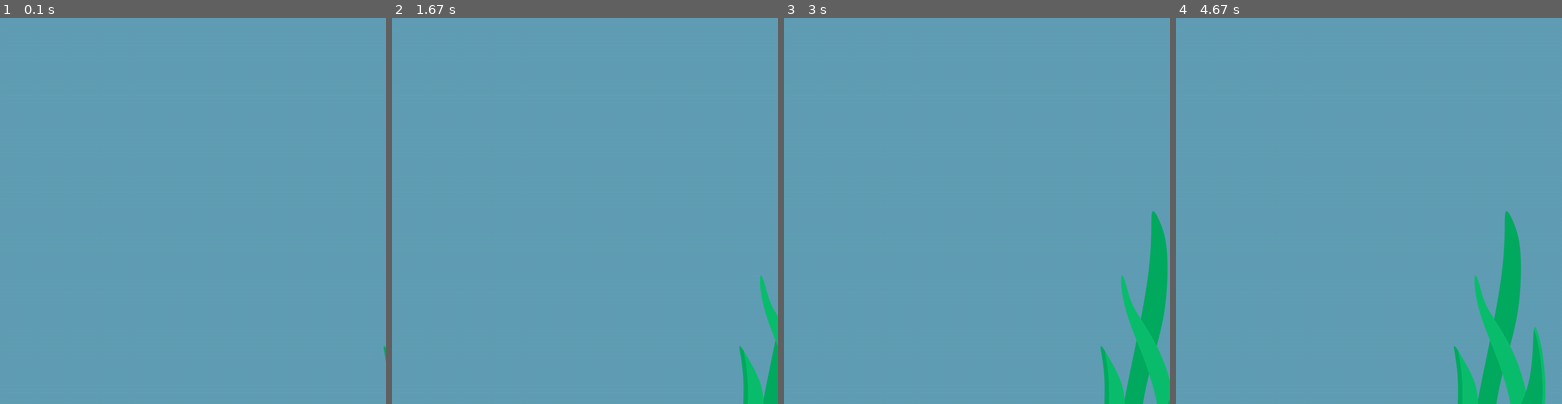
Above: before the commit, frames 1-4 (left to right).
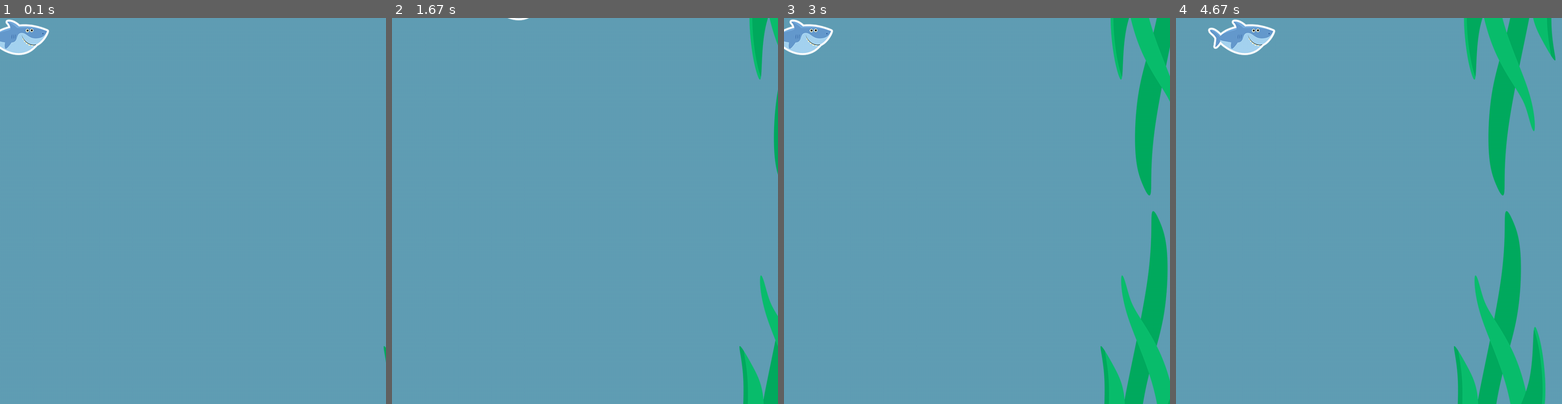
Above: after the commit, the same moments.

Repository: tedgey/babyflappysharky_pygame
Game: pygame game, started from flappybabysharky.py
Two runs of this game, one before a commit and one after it. Both use one fixed random seed, a clock stepped at 60 frames per second and the inputs below.
Inputs:
- Up to frame 1 (0.1 s): no input
- Up to frame 2 (1.67 s): hold Right 0.33-0.8 s; hold Up 0.83-1.13 s; hold Right 1.17-1.63 s
- Up to frame 3 (3 s): hold Left 1.67-2.2 s; hold Down 2.23-2.53 s; hold Left 2.57-2.97 s
- Up to frame 4 (4.67 s): hold Up 3-3.37 s; hold Right 3.4-4.03 s; hold Down 4.07-4.43 s; hold Left from 4.47 s (still down)

The runs differ from the first frame. In frame 1, 0.7% of the frame differs, in the area x 0-13%, y 0-10%; in frame 2, 0.7%; in frame 3, 3.8%; in frame 4, 4.5%, in the area x 8-99%, y 0-46%.

Commit message:
Rearranged layers, gave shark movement, added upside down seaweed.

Diff:
--- a/flappybabysharky.py
+++ b/flappybabysharky.py
@@ -1,8 +1,9 @@
 import pygame
+import time
+from sharkyeet import Shark
+from seaweed import SeaWeed
+from seaweed import UpperSeaWeed
 
-from sharkyeet import Shark
-
-from seaweed import SeaWeed
 
 
 def main():
@@ -12,36 +13,64 @@
 
     pygame.init()
     screen = pygame.display.set_mode((width, height))
-    pygame.display.set_caption('My Game')
+    pygame.display.set_caption('Flappy Baby Daddy Shark')
     clock = pygame.time.Clock()
+
 
     # Adding image files
     seaweed_image = pygame.image.load('images/seaweed.png').convert_alpha()
+    upper_seaweed_image = pygame.image.load('images/upper_seaweed.png').convert_alpha()
+    sharky_image = pygame.image.load('images/daddy_shark_110px.png').convert_alpha()
 
     # Adding flappybabyshark and seaweed characters:
 
     seaweed = SeaWeed(seaweed_image, 1000, 500, 1)
+    upper_seaweed = UpperSeaWeed(upper_seaweed_image, 1000, -500, 1)
+
+    shark = Shark([40,50])
+    shark.move = [pygame.K_LEFT, pygame.K_RIGHT, pygame.K_UP, pygame.K_DOWN]
+    shark.vx = 5
+    shark.vy = 5
+
+    shark_group = pygame.sprite.Group()
+    shark_group.add(shark)
+
+    while True:
+        for event in pygame.event.get():
+            if event.type == pygame.QUIT:
+                return False
+
+        key = pygame.key.get_pressed()
+
+        for i in range(2):
+            if key[shark.move[i]]:
+                shark.rect.x += shark.vx * [-1, 1][i]
+
+        for i in range(2):
+            if key[shark.move[2:4][i]]:
+                shark.rect.y += shark.vy * [-1, 1][i]
 
     # Game initialization
 
-    stop_game = False
-    while not stop_game:
-        for event in pygame.event.get():
+    # stop_game = False
+    # while not stop_game:
+    #     for event in pygame.event.get():
 
-            # Event handling
+    #         # Event handling
 
-            if event.type == pygame.QUIT:
-                stop_game = True
+    #         if event.type == pygame.QUIT:
+    #             stop_game = True
 
 
         # Game logic
         seaweed.update_position(width, height)
+        upper_seaweed.update_position(width, height)
 
         # Draw background
         screen.fill(blue_color)
-
-        # Game display
         seaweed.display(screen)
+        upper_seaweed.display(screen)
+        shark_group.draw(screen)
 
         pygame.display.update()
         clock.tick(60)
--- a/seaweed.py
+++ b/seaweed.py
@@ -14,3 +14,18 @@
         self.x -= self.speed
         if self.x > width:
             self.x = 0
+
+class UpperSeaWeed:
+    def __init__(self, image, x,y, speed):
+        self.image = image
+        self.x = x
+        self.y = y
+        self.speed = speed
+
+    def display(self, screen):
+        screen.blit(self.image, (self.x, self.y))
+
+    def update_position(self, width, height):
+        self.x -= self.speed
+        if self.x > width:
+            self.x = 0
--- a/sharkyeet.py
+++ b/sharkyeet.py
@@ -1,25 +1,8 @@
 import pygame
 
-KEY_UP = 273
-KEY_DOWN = 274
-KEY_LEFT = 276
-KEY_RIGHT = 275
-
 class Shark(pygame.sprite.Sprite):
-    def __init__(self, image, x, y):
+    def __init__(self, pos):
         pygame.sprite.Sprite.__init__(self)
-        self.image = pygame.image.load('ggj/baby_shark_outlined.png').convert_alpha()
-        self.speed = 5
-        self.x = x
-        self.y = y
+        self.image = pygame.image.load('images/daddy_shark_110px.png').convert_alpha()
         self.rect = self.image.get_rect()
-        self.key_direction_x = 0
-        self.key_direction_y = 0
-        self.dead = False
-
-    def render(self, screen):
-        screen.blit(self.image, (self.x, self.y))
-
-    def move_position(self):
-        self.x += self.key_direction_x
-        self.y += self.key_direction_y
+        self.rect.center = pos
Binary file added: images/daddy_shark_110px.png
Binary file added: images/upper_seaweed.png
